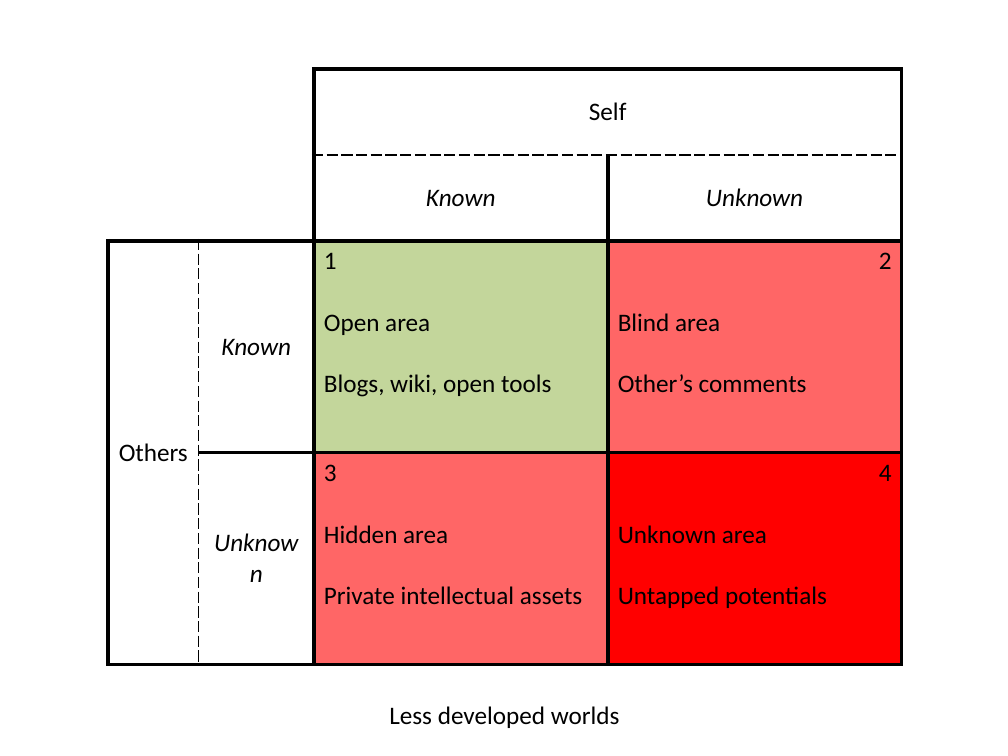
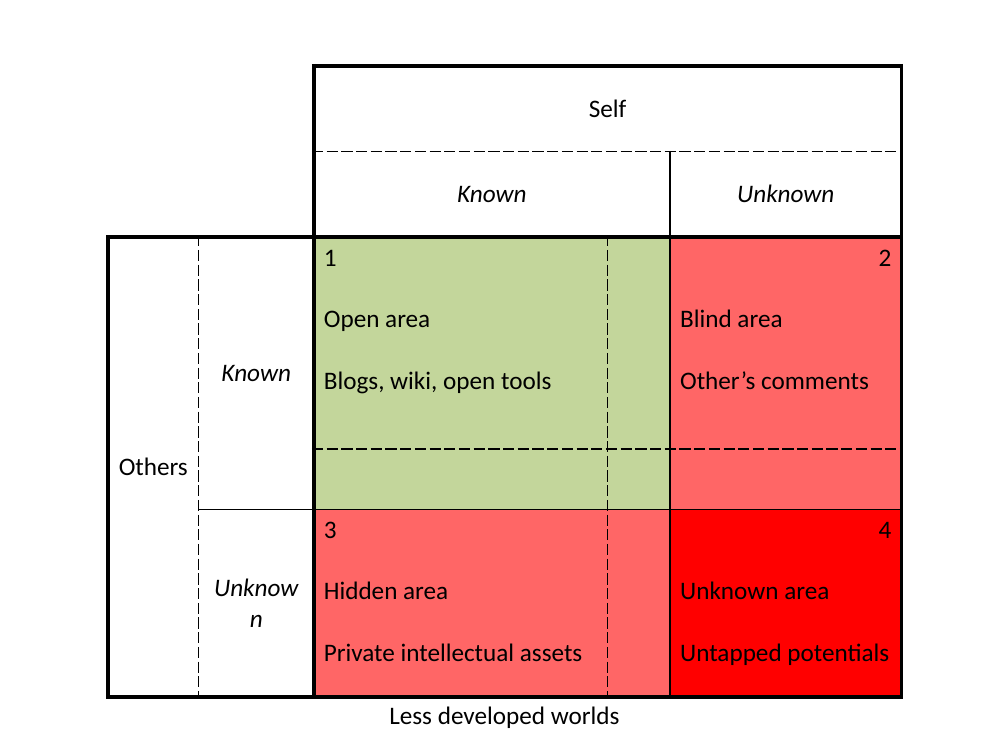
Before and after one commit to woodyme/i.center_my_workzone, a slide deck: slide 3 of 训练中心创客交叉融合空间建设/admin/UNESCO工程教育中心/XLP Whitepaper-Johari windows.pptx (slide 2 before the commit). Drawn at 1008x756 pixels with LibreOffice and Linux fonts; fonts in the diff are those of the drawing. Boxes give left, top, right and bottom in pixels: in the first picture for what was removed or moved away, otherwise in the second. Text is boxed around its words. In the diff, an @@ line names an element or a change of style, - is before the commit and + after.

```diff
--- a/训练中心创客交叉融合空间建设/admin/UNESCO工程教育中心/XLP Whitepaper-Johari windows.pptx
+++ b/训练中心创客交叉融合空间建设/admin/UNESCO工程教育中心/XLP Whitepaper-Johari windows.pptx
@@ table at (108, 66, 902, 701) @@
- |  | Self | 
- |  | Known | Unknown
-Others | Known | 1 / Open area / Blogs, wiki, open tools | 2 / Blind area / Other’s comments
- | Unknown | 3 / Hidden area / Private intellectual assets | 4 / Unknown area / Untapped potentials
+ |  | Self |  | 
+ |  | Known |  | Unknown
+Others | Known | 1 / Open area / Blogs, wiki, open tools |  | 2 / Blind area / Other’s comments
+ |  |  |  | 
+ | Unknown | 3 / Hidden area / Private intellectual assets |  | 4 / Unknown area / Untapped potentials
@@ table: place and size @@
-table at (108, 70, 902, 665)
+table at (108, 66, 902, 701)
```
Also in this commit, not shown: 1 slide added, 1 other file.
